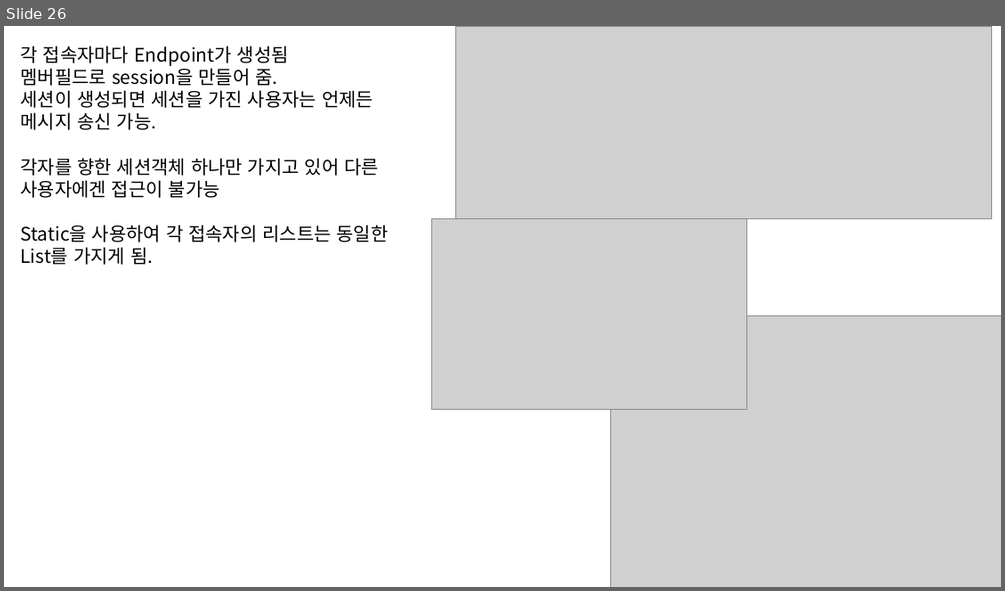
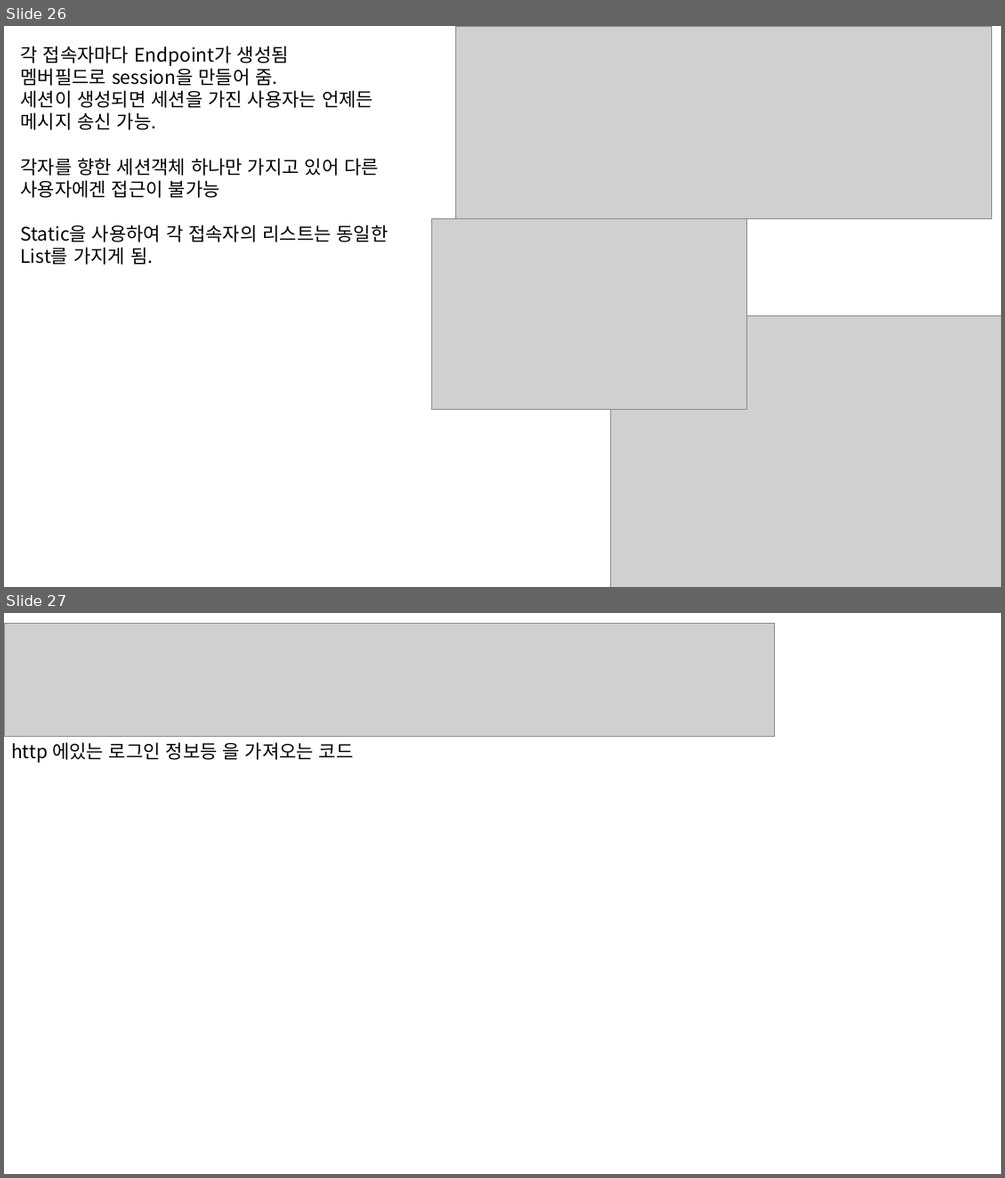
Before and after one commit to HSungJun/AfterSemi, a slide deck: STSWorkspace/Spring.pptx. Shown one above the other, each under a label of ours: slide 26 before the commit, slides 26 and 27 after it. The pictures are 1005x591 and 1005x1178 pixels, drawn with LibreOffice and Linux fonts; fonts in the diff are those of the drawing; grey boxes stand for pictures. Boxes give left, top, right and bottom in pixels: in the first picture for what was removed or moved away, otherwise in the second. Text is boxed around its words. In the diff, an @@ line names an element or a change of style, - is before the commit and + after.

```diff
--- a/STSWorkspace/Spring.pptx
+++ b/STSWorkspace/Spring.pptx
@@ slide 27 added at bbox=[4, 613, 1001, 1174], background #FFFFFF @@
@@ picture added at bbox=[4, 624, 774, 736] @@
@@ text added at bbox=[11, 742, 354, 763], 18 pt, text #000000 @@
+http 에있는 로그인 정보등 을 가져오는 코드
```
Also in this commit, not shown: 2 other slides added, 24 other files.
